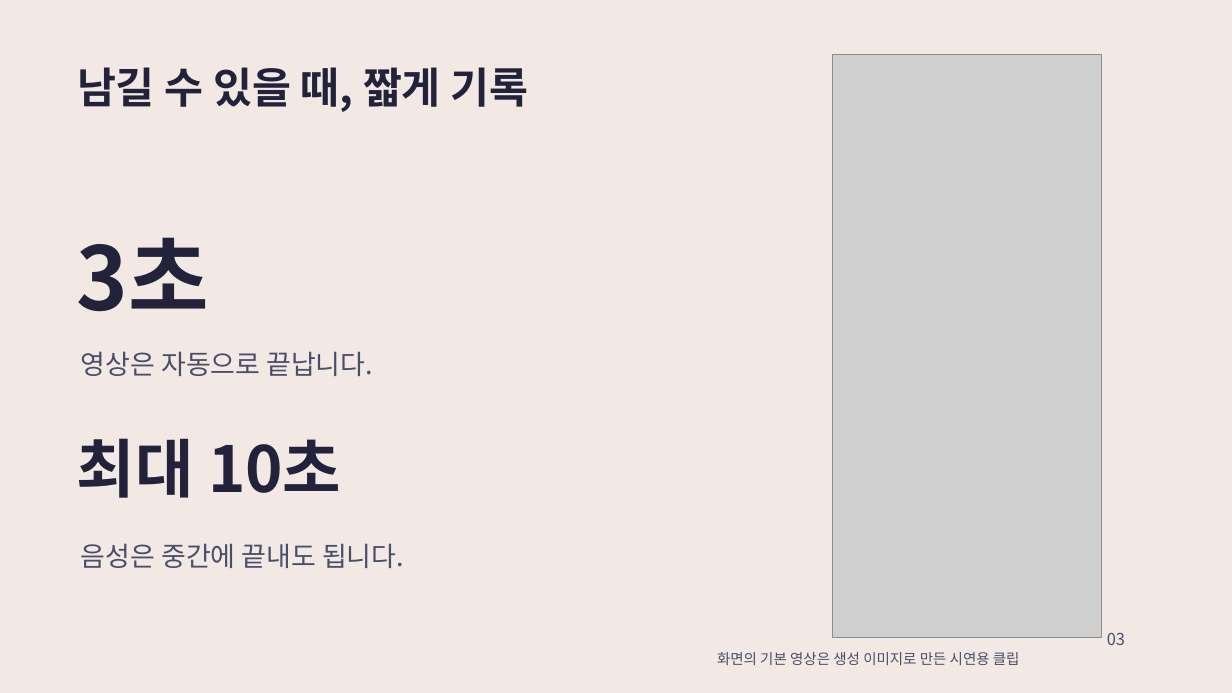
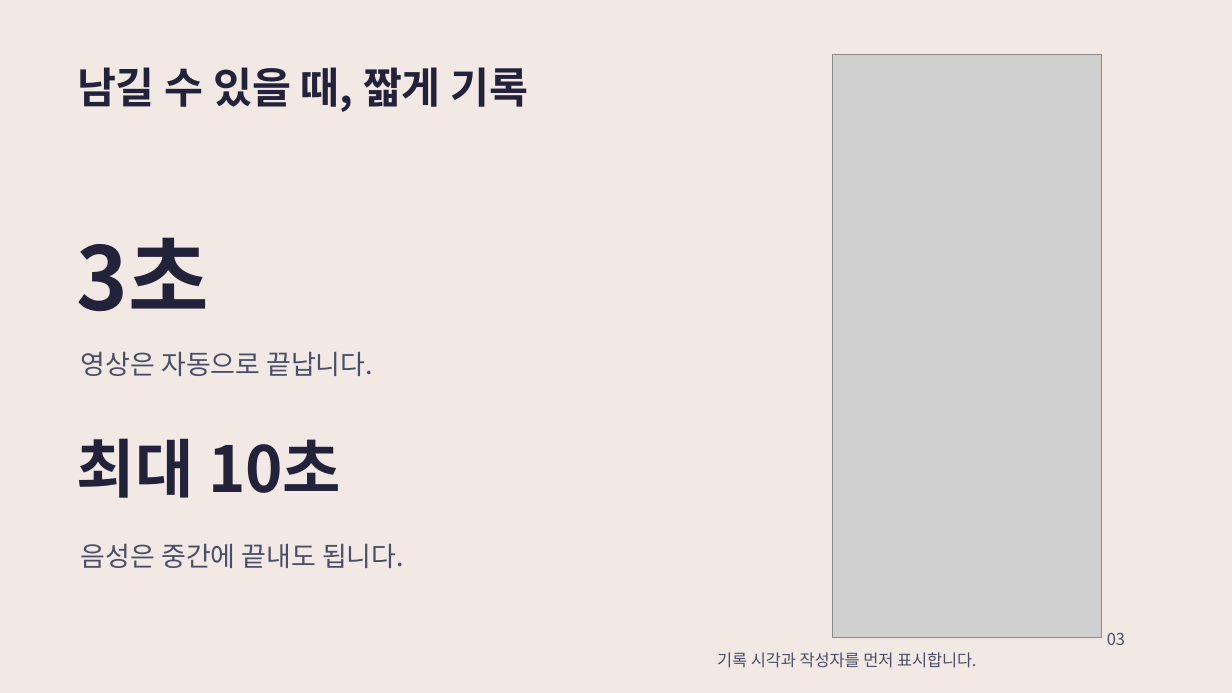
Before and after one commit to JeongHanAh/2026COM-s-Hackathon, a slide deck: slide 3 of submission/01_발표자료.pptx. Drawn at 1232x693 pixels with LibreOffice and Linux fonts; fonts in the diff are those of the drawing; grey boxes stand for pictures. Boxes give left, top, right and bottom in pixels: in the first picture for what was removed or moved away, otherwise in the second. Text is boxed around its words. In the diff, an @@ line names an element or a change of style, - is before the commit and + after.

```diff
--- a/submission/01_발표자료.pptx
+++ b/submission/01_발표자료.pptx
@@ text at [717, 652, 976, 668]: text changed; size 11.2 to 12.8 pt @@
-화면의 기본 영상은 생성 이미지로 만든 시연용 클립
+기록 시각과 작성자를 먼저 표시합니다.
```
Also in this commit, not shown: 2 other slides changed, 10 other files.
